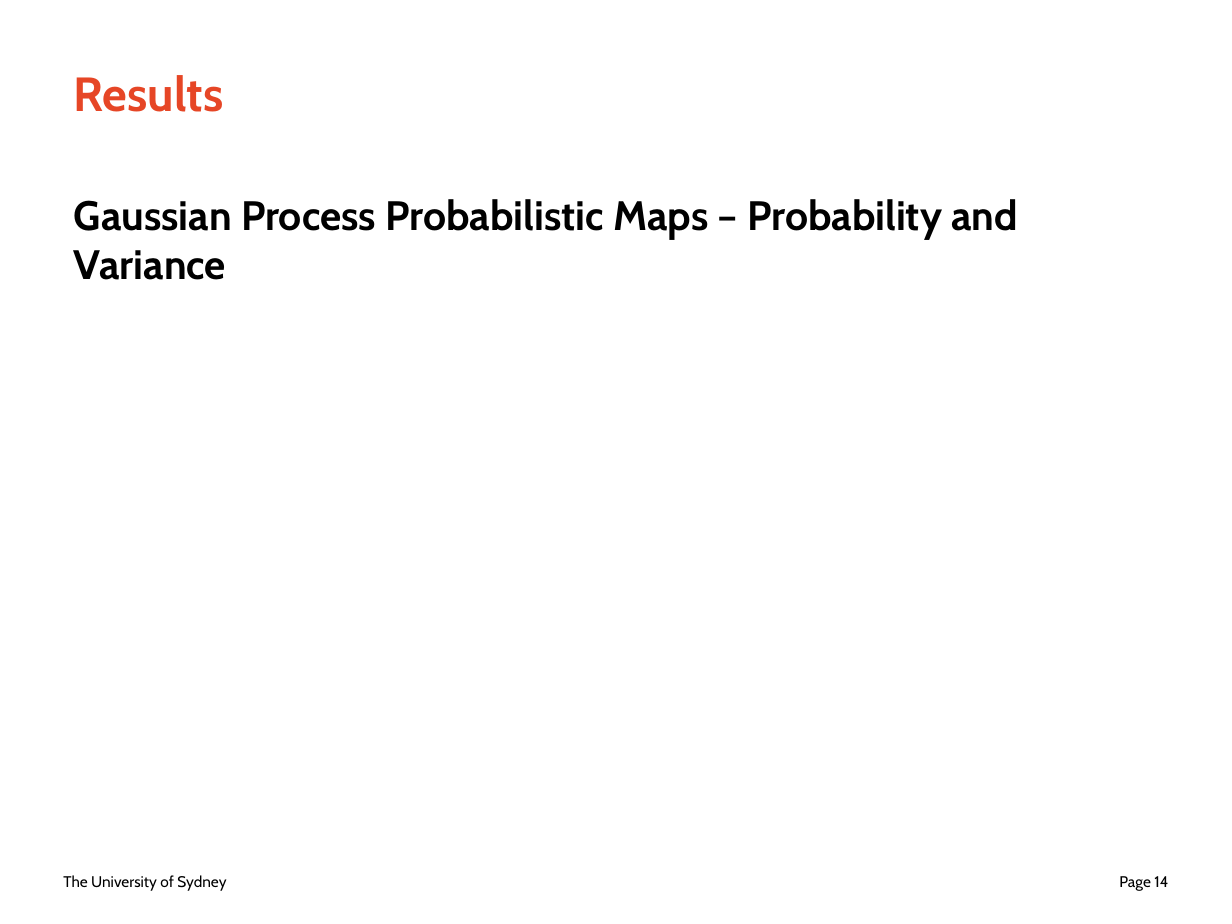
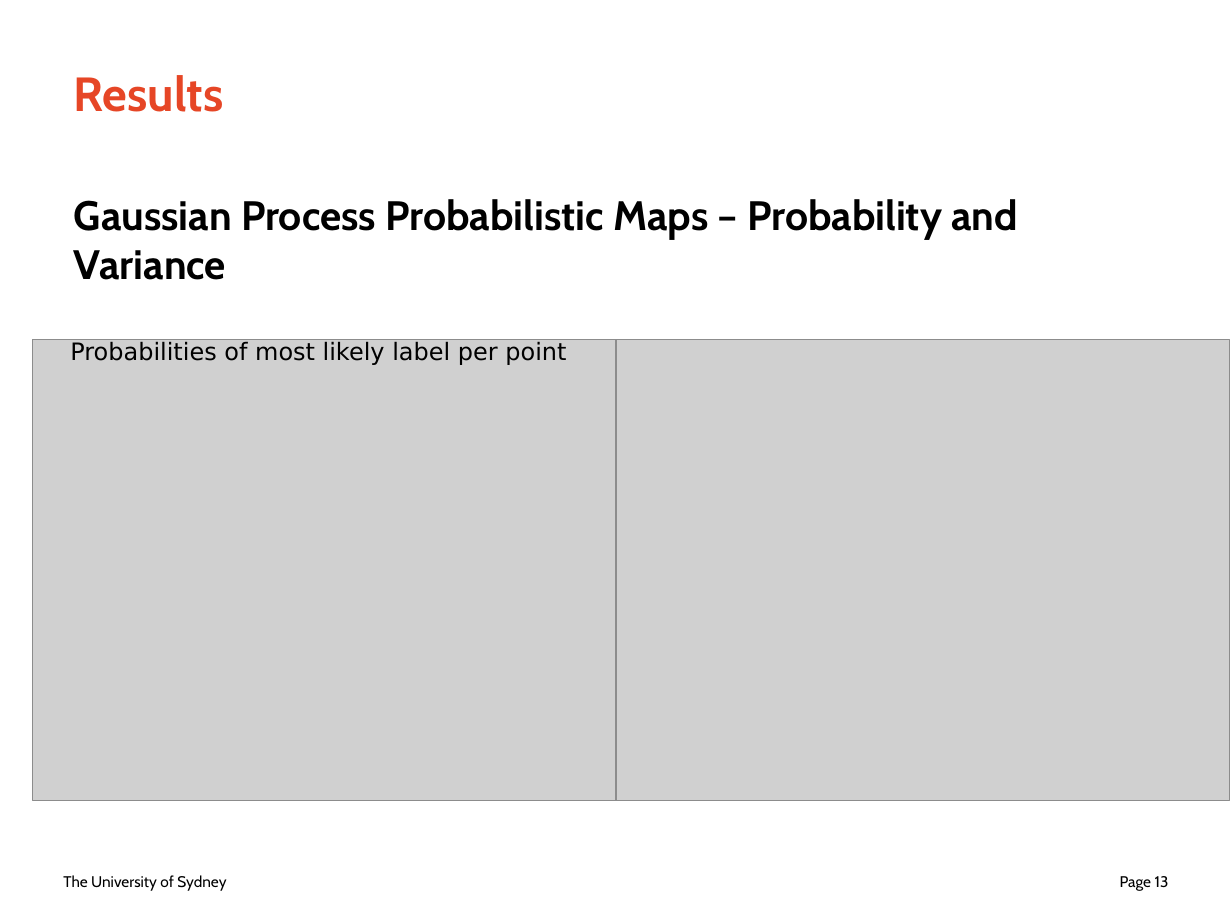
Before and after one commit to juicetin/honours, a slide deck: slide 13 of prez/honours_prez.odp (slide 14 before the commit). Drawn at 1232x924 pixels with LibreOffice and Linux fonts; fonts in the diff are those of the drawing; grey boxes stand for pictures. Boxes give left, top, right and bottom in pixels: in the first picture for what was removed or moved away, otherwise in the second. Text is boxed around its words. In the diff, an @@ line names an element or a change of style, - is before the commit and + after.

```diff
--- a/prez/honours_prez.odp
+++ b/prez/honours_prez.odp
@@ picture added at (x1=32, y1=340, x2=646, y2=801) @@
@@ text added at (x1=70, y1=341, x2=566, y2=365), 14 pt, text #000000 @@
+Probabilities of most likely label per point
@@ picture added at (x1=616, y1=340, x2=1230, y2=801) @@
@@ page number at (x1=1120, y1=876, x2=1169, y2=891): text changed @@
-Page 14
+Page 13
```
Also in this commit, not shown: 2 other slides changed, 1 slide added, 1 slide removed, 1 other file.
